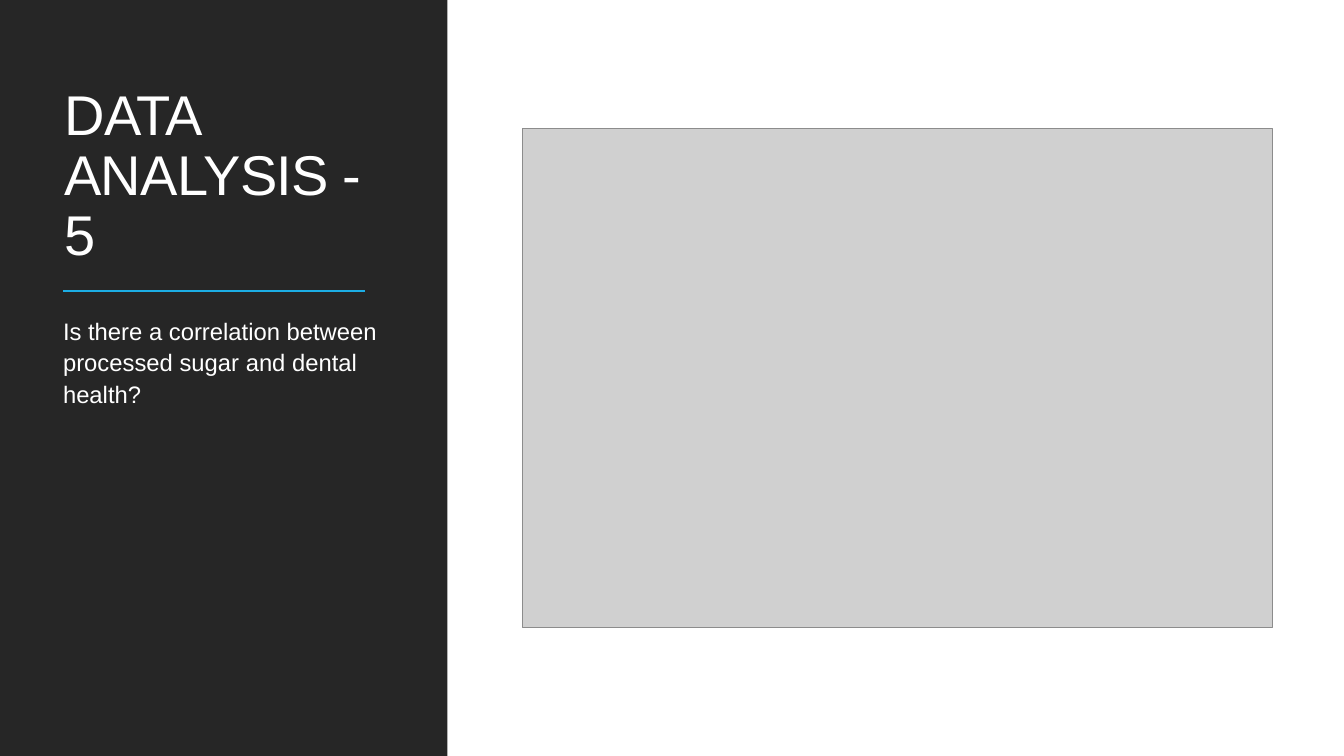
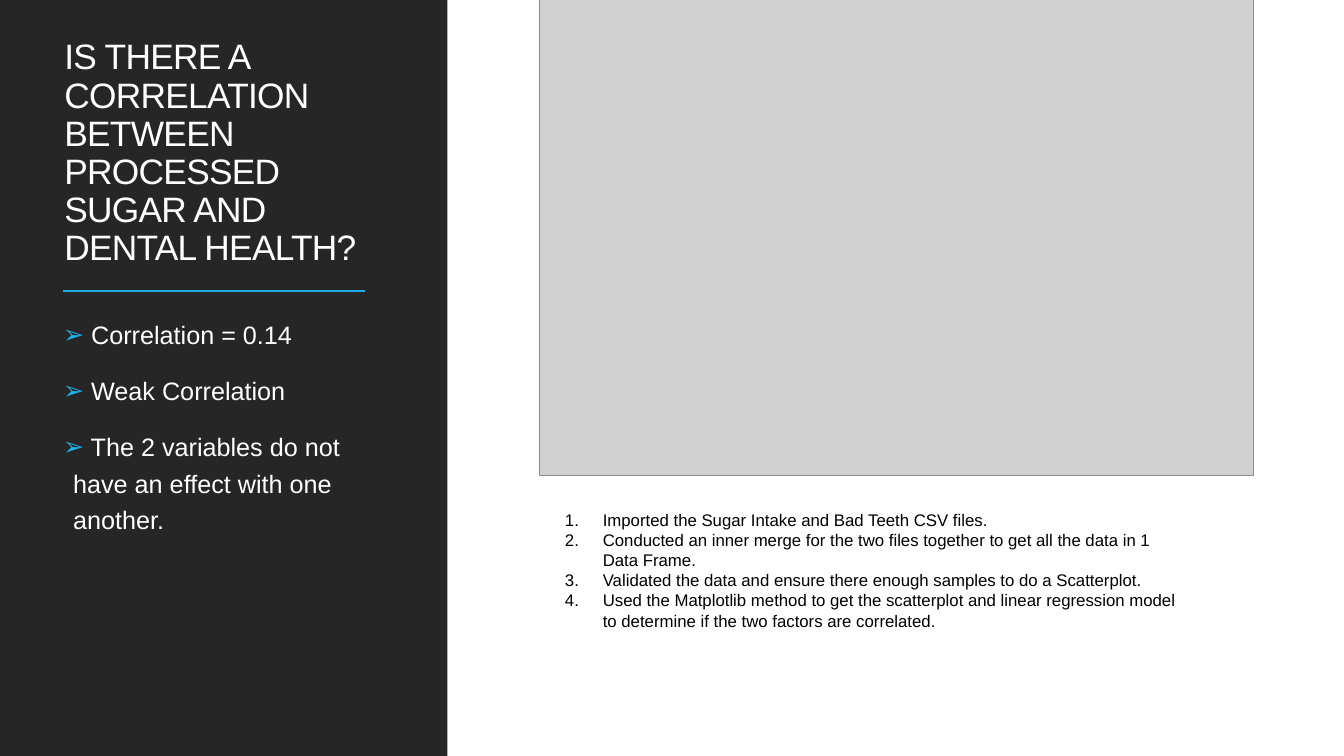
Before and after one commit to cbeachey/project1_influencers, a slide deck: slide 16 of Effects of Sugar Consumption.pptx. Drawn at 1344x756 pixels with LibreOffice and Linux fonts; fonts in the diff are those of the drawing; grey boxes stand for pictures. Boxes give left, top, right and bottom in pixels: in the first picture for what was removed or moved away, otherwise in the second. Text is boxed around its words. In the diff, an @@ line names an element or a change of style, - is before the commit and + after.

```diff
--- a/Effects of Sugar Consumption.pptx
+++ b/Effects of Sugar Consumption.pptx
@@ picture: place and size @@
-picture at bbox=[523, 128, 1272, 628]
+picture at bbox=[539, 0, 1253, 476]
@@ title "IS THERE A CORRELATION BETWEEN ..." at bbox=[64, 44, 356, 260]: vertical alignment top to bottom @@
@@ title at bbox=[64, 44, 356, 260]: text changed; size 17 to 25.2 pt @@
-Is there a correlation between processed sugar and dental health?
+IS THERE A CORRELATION BETWEEN PROCESSED SUGAR AND DENTAL HEALTH?
@@ title removed at bbox=[64, 96, 328, 256] @@
-DATA ANALYSIS - 5
@@ text added at bbox=[73, 325, 340, 530], 18 pt, text #FFFFFF @@
+➢ Correlation = 0.14
+➢ Weak Correlation
+➢ The 2 variables do not have an effect with one another.
@@ text added at bbox=[603, 514, 1175, 627], 12 pt, text #000000 @@
+1. Imported the Sugar Intake and Bad Teeth CSV files.
+2. Conducted an inner merge for the two files together to get all the data in 1 Data Frame.
+3. Validated the data and ensure there enough samples to do a Scatterplot.
+4. Used the Matplotlib method to get the scatterplot and linear regression model to determine if the two factors are correlated.
```
Also in this commit, not shown: 6 other slides changed, 3 slides added, 3 slides removed, 6 other files.
